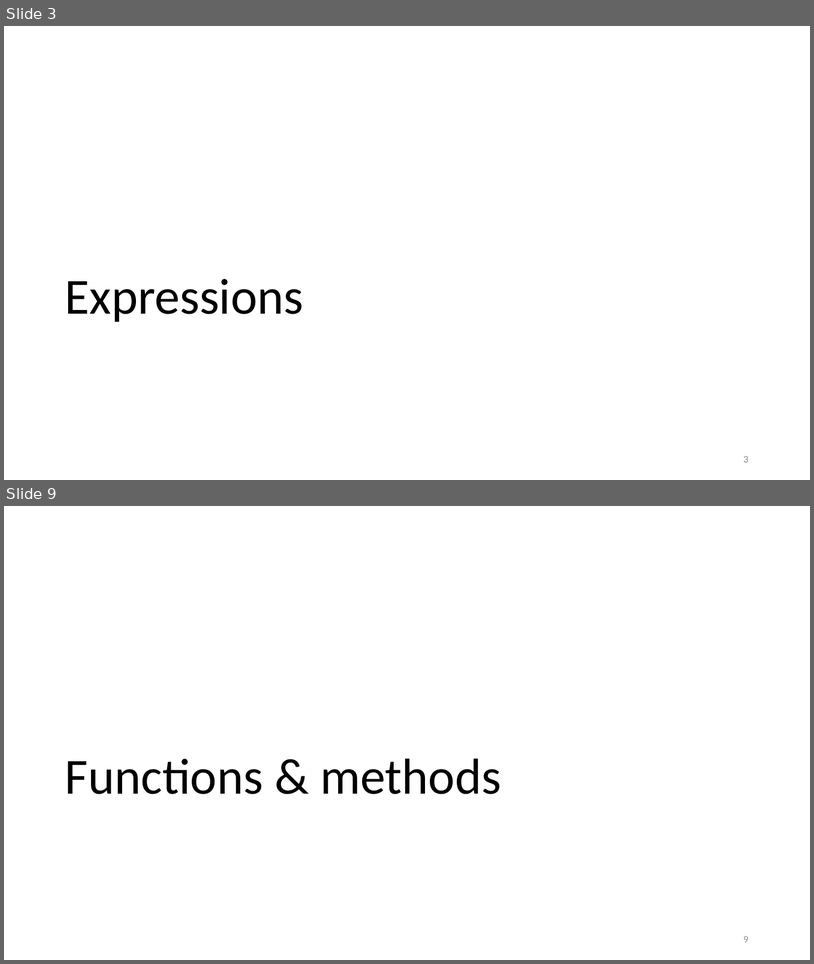
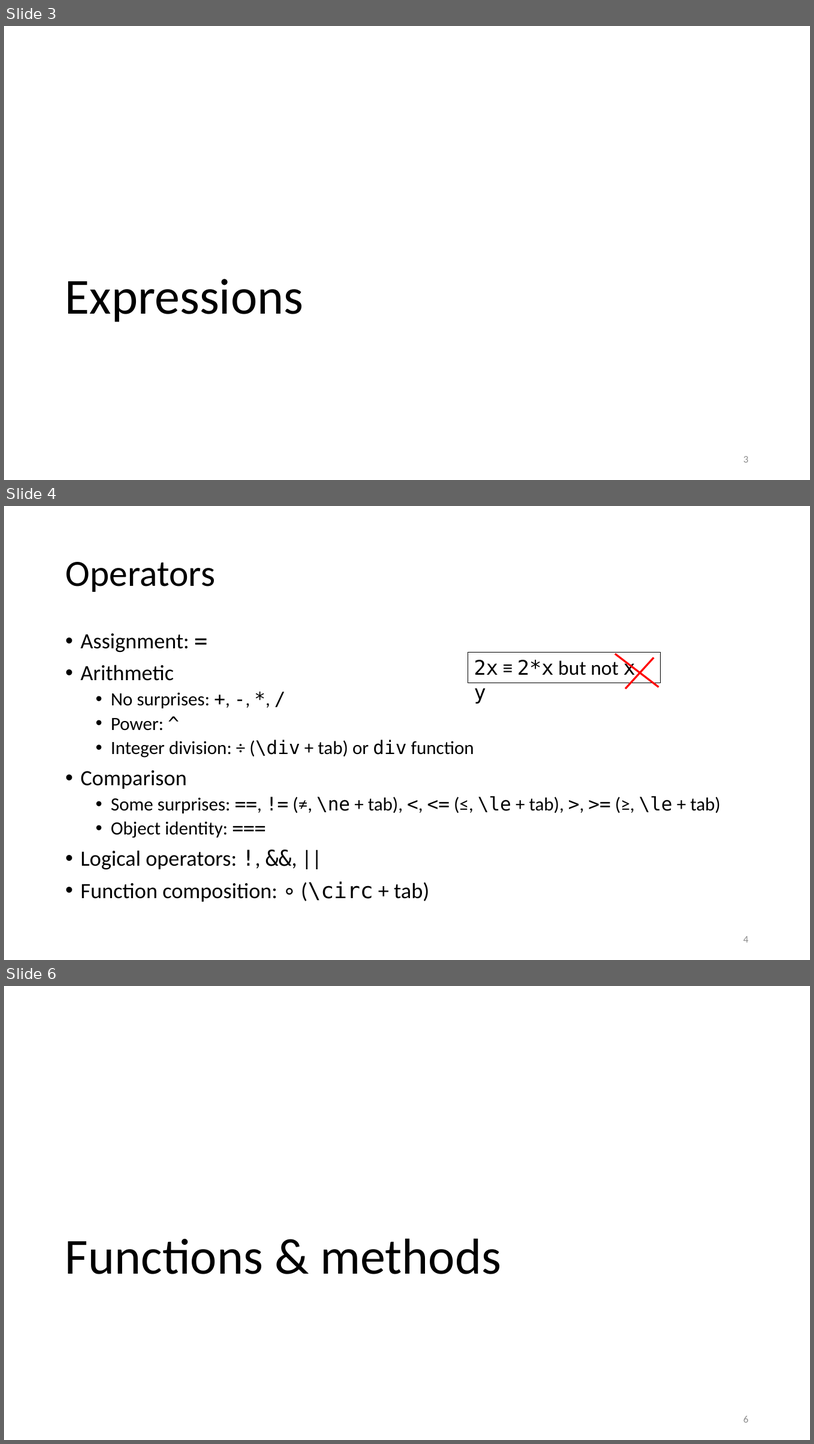
Before and after one commit to gjbex/Julia_good_bad_ugly, a slide deck: Julia,_good_back_ugly.pptx. Shown one above the other, each under a label of ours: slides 3 and 9 before the commit, slides 3, 4 and 6 after it; the slides between them are not shown. The pictures are 814x964 and 814x1444 pixels, drawn with LibreOffice and Linux fonts; fonts in the diff are those of the drawing. Boxes give left, top, right and bottom in pixels: in the first picture for what was removed or moved away, otherwise in the second. Text is boxed around its words. In the diff, an @@ line names an element or a change of style, - is before the commit and + after.

```diff
--- a/Julia,_good_back_ugly.pptx
+++ b/Julia,_good_back_ugly.pptx
@@ slide 4 added at (4,506,810,960), background #FFFFFF @@
@@ title added at (65,562,215,592), 44 pt, text #000000 @@
+Operators
@@ text added at (81,633,721,901), 22.2 pt, text #000000 @@
+• Assignment: =
+• Arithmetic
+  • No surprises: +, -, *, /
+  • Power: ^
+  • Integer division: ÷ (\div + tab) or div function
+• Comparison
+  • Some surprises: ==, != (≠, \ne + tab), <, <= (≤, \le + tab), >, >= (≥, \le + tab)
+  • Object identity: ===
+• Logical operators: !, &&, ||
+• Function composition: ∘ (\circ + tab)
@@ rectangle added at (468,652,661,682), outline #000000 0.75 pt, 24 pt, text #000000 @@
+2x ≡ 2*x but not x y
@@ line added from (615, 654) to (659, 687), #FF0000 2.25 pt @@
@@ line added from (626, 688) to (654, 657), #FF0000 2.25 pt @@
@@ page number added at (744,936,749,942), 12 pt, text #8C8C8C @@
+4
@@ what was slide 9 is now slide 6 @@
@@ page number at (744,1416,749,1422): text changed @@
-9
+6
```
Also in this commit, not shown: 3 slides changed, 13 other slides added, 1 slide removed.
